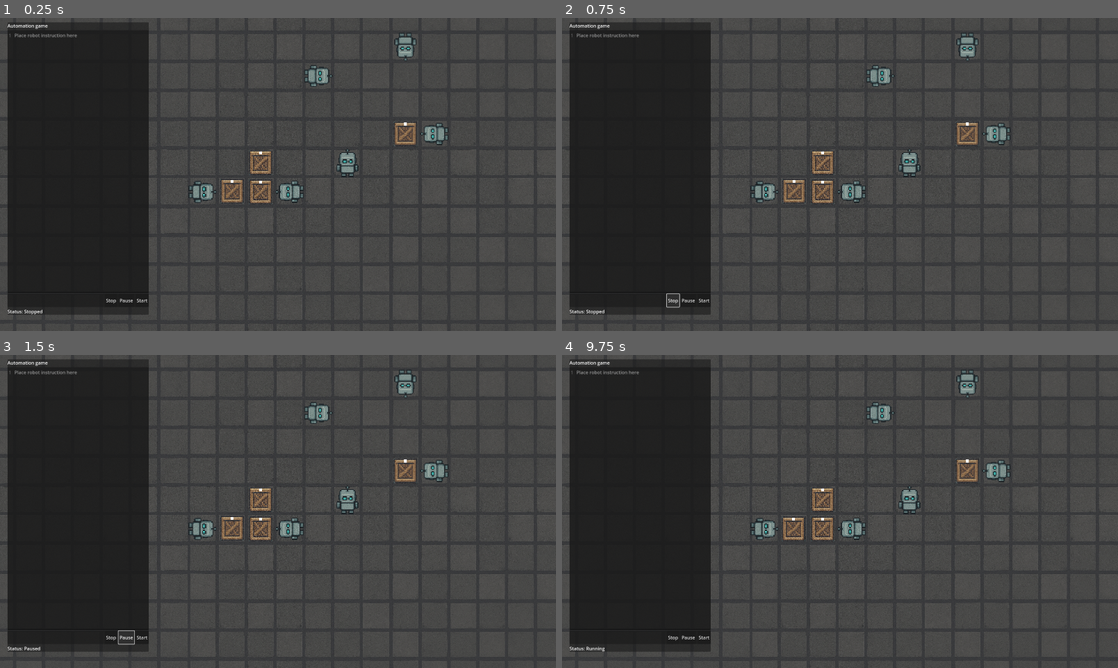
Above: before the commit, frames 1-4 (two rows, left to right).
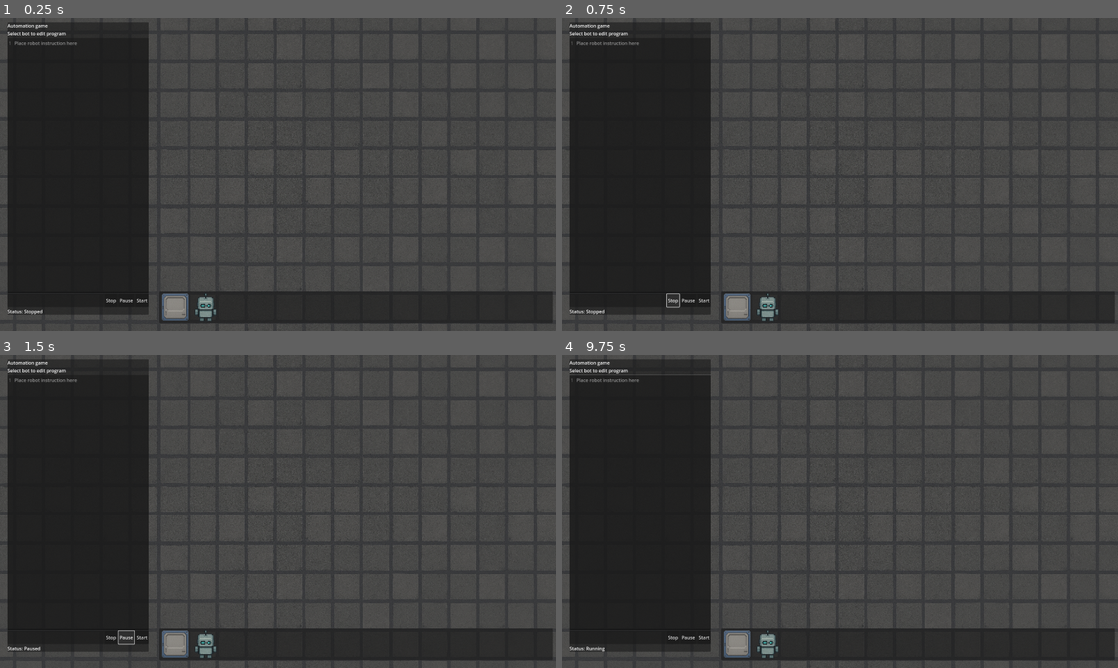
Above: after the commit, the same moments.

Repository: seriousdev-gh/automation-game
Game: Godot game, scene res://scenes/main.tscn
Same seed, same stepped clock (60 frames per second), same inputs: the game is played once before the commit and once after it.
Inputs (mouse positions are in pixels of both pictures, inside the frame that each line leads up to):
- Up to frame 1 (0.25 s): no input
- Up to frame 2 (0.75 s): click "Stop" at 0.5 s
- Up to frame 3 (1.5 s): click "Pause" at 1.25 s
- Up to frame 4 (9.75 s): click "Start" at 2 s; click "Start" at 2.75 s; click "Stop" at 3.5 s; click "Stop" at 4.25 s; click "Start" at 5 s; tap Enter at 5.75, 7.25, 8.75 s; move the mouse to (962, 495) at 5.77 s; click (962, 495) at 5.92 s; tap Space at 6.5, 8, 9.5 s; drag from (728, 527) to (967, 470) at 6.52 s; move the mouse to (895, 442) at 7.27 s; click (895, 442) at 7.42 s; drag from (812, 574) to (823, 498) at 8.02 s; move the mouse to (1006, 558) at 8.77 s; click (1006, 558) at 8.92 s; drag from (673, 464) to (967, 470) at 9.52 s

The runs differ from the first frame. In frame 1, 7.4% of the frame differs, in the area x 1-100%, y 4-98%; in frame 2, 7.4%; in frame 3, 7.4%; in frame 4, 7.5%.

Commit message:
add ui to create and remove items

Diff:
--- a/entities/bot/bot.gd
+++ b/entities/bot/bot.gd
@@ -18,6 +18,9 @@
 # remember values for putting things back to starting conditions
 var starting_position: Vector2
 var starting_rotation: float
+
+func kind() -> String:
+	return "bots"
 
 func _ready() -> void:
 	save()
--- a/entities/bot/bot.tscn
+++ b/entities/bot/bot.tscn
@@ -24,3 +24,13 @@
 target_position = Vector2(0, -100)
 collision_mask = 2
 collide_with_areas = true
+
+[node name="NameLabel" type="Label" parent="."]
+offset_left = -23.0
+offset_top = 8.0
+offset_right = 24.0
+offset_bottom = 31.0
+theme_override_colors/font_shadow_color = Color(0, 0, 0, 1)
+text = "1"
+horizontal_alignment = 1
+vertical_alignment = 1
--- a/entities/item/item.gd
+++ b/entities/item/item.gd
@@ -4,6 +4,9 @@
 
 var starting_position: Vector2
 var starting_rotation: float
+
+func kind() -> String:
+	return "items"
 
 func _ready() -> void:
 	save()
--- a/entities/item/item.tscn
+++ b/entities/item/item.tscn
@@ -1,7 +1,7 @@
 [gd_scene load_steps=4 format=3 uid="uid://dl7of4uhgf2xp"]
 
 [ext_resource type="Script" uid="uid://ct3ebcjyat16c" path="res://entities/item/item.gd" id="1_6woft"]
-[ext_resource type="Texture2D" uid="uid://8e8opoh17oe3" path="res://entities/item/item_crate.png" id="1_f61xm"]
+[ext_resource type="Texture2D" uid="uid://yiosajlnn273" path="res://entities/item/panel.png" id="2_6woft"]
 
 [sub_resource type="RectangleShape2D" id="RectangleShape2D_f61xm"]
 size = Vector2(80, 80)
@@ -12,7 +12,7 @@
 [node name="ItemCrate" type="Sprite2D" parent="."]
 texture_filter = 2
 scale = Vector2(0.1, 0.1)
-texture = ExtResource("1_f61xm")
+texture = ExtResource("2_6woft")
 
 [node name="Area2D" type="Area2D" parent="." groups=["draggable"]]
 collision_layer = 3
--- a/scenes/main.gd
+++ b/scenes/main.gd
@@ -2,10 +2,7 @@
 
 
 func _ready() -> void:
-	$items/item.attach($items/item3)
-	$items/item3.attach($items/item)
-	$items/item3.attach($items/item4)
-	$items/item4.attach($items/item3)
+	update_selection()
 
 func _on_cycle_timer_timeout() -> void:
 	for bot in $bots.get_children():
@@ -86,23 +83,33 @@
 func stop_drag():
 	if dragged_node:
 		dragged_node.global_position = dragged_node.global_position.snapped(Vector2(100.0, 100.0))
-		if dragged_node.get_parent() == $items:
-			dragged_node.updateAttachedTransformsSelf()
+		if in_play_area(dragged_node):
+			if dragged_node.get_parent() == $items:
+				dragged_node.updateAttachedTransformsSelf()
+		else:
+			dragged_node.queue_free()
+			deselect()
 
 	dragged_node = null
 
 func select(node):
 	$Selection.visible = true
 	selected_node = node
-	if selected_node.get_parent() == $bots:
-		%CodeEdit.text = selected_node.program_text
+	update_selection()
 
 func deselect():
-	if selected_node:
-		$Selection.visible = false
+	$Selection.visible = false
+	selected_node = null
+	update_selection()
 
-	selected_node = null
-	%CodeEdit.text = ""
+func update_selection():
+	if !selected_node || selected_node.kind() != "bots":
+		%CodeEdit.text = ""
+		%RobotInfo.text = "Select bot to edit program"
+		return
+
+	%CodeEdit.text = selected_node.program_text
+	%RobotInfo.text = "Selected bot: " + str(selected_node.name)
 
 func _process(delta):
 	if dragged_node:
@@ -117,3 +124,32 @@
 func _on_code_edit_text_changed() -> void:
 	if selected_node && selected_node.get_parent() == $bots:
 		selected_node.program_text = %CodeEdit.text
+
+func in_play_area(node: Node2D) -> bool:
+	var area = node.find_child("Area2D")
+	return !$DespawnArea.overlaps_area(area) && !$DespawnArea2.overlaps_area(area)
+
+
+func _on_bots_child_order_changed() -> void:
+	if !$bots:
+		return
+
+	for i in $bots.get_children().size():
+		var bot = $bots.get_child(i)
+		bot.name = str(i + 1)
+		bot.find_child("NameLabel").text = str(i + 1)
+
+	update_selection()
+
+
+func _on_texture_rect_gui_input(event: InputEvent) -> void:
+	if event is InputEventMouseButton and event.button_index == MOUSE_BUTTON_LEFT:
+		print(event)
+
+func node_create_started(new_node: Node2D) -> void:
+	find_child(new_node.kind()).add_child(new_node)
+	start_drag(new_node)
+	select(new_node)
+
+func node_create_finished() -> void:
+	stop_drag()
--- a/scenes/main.tscn
+++ b/scenes/main.tscn
@@ -1,12 +1,25 @@
-[gd_scene load_steps=7 format=3 uid="uid://b4k8vrjb75hbj"]
+[gd_scene load_steps=14 format=3 uid="uid://b4k8vrjb75hbj"]
 
 [ext_resource type="Script" uid="uid://dabl04pop0u8t" path="res://scenes/main.gd" id="1_0wfyh"]
 [ext_resource type="PackedScene" uid="uid://c22a2mqj5d4fv" path="res://entities/bot/bot.tscn" id="2_sugp2"]
 [ext_resource type="Texture2D" uid="uid://25mhcfwjwdgq" path="res://resources/floor.png" id="3_sugp2"]
 [ext_resource type="PackedScene" uid="uid://dl7of4uhgf2xp" path="res://entities/item/item.tscn" id="4_jyhfs"]
 [ext_resource type="PackedScene" uid="uid://y5q4m88qj0bl" path="res://scenes/selection.tscn" id="4_tbgi4"]
+[ext_resource type="Texture2D" uid="uid://yiosajlnn273" path="res://entities/item/panel.png" id="4_tefeu"]
+[ext_resource type="Texture2D" uid="uid://b22ph5k10i6nu" path="res://entities/bot/robot_front.png" id="5_o6xl0"]
+[ext_resource type="Script" uid="uid://c65lrkaoq4xr3" path="res://scripts/create.gd" id="5_tefeu"]
+
+[sub_resource type="RectangleShape2D" id="RectangleShape2D_tbgi4"]
+size = Vector2(645.25, 1220.5)
+
+[sub_resource type="RectangleShape2D" id="RectangleShape2D_tefeu"]
+size = Vector2(1498, 171)
 
 [sub_resource type="Theme" id="Theme_jyhfs"]
+
+[sub_resource type="Theme" id="Theme_tipki"]
+
+[sub_resource type="Theme" id="Theme_85g3d"]
 
 [node name="main" type="Node2D"]
 script = ExtResource("1_0wfyh")
@@ -48,62 +61,53 @@
 
 [node name="bots" type="Node" parent="."]
 
-[node name="bot" parent="bots" instance=ExtResource("2_sugp2")]
-position = Vector2(1200, 500)
-
-[node name="bot5" parent="bots" instance=ExtResource("2_sugp2")]
-position = Vector2(700, 600)
-rotation = 1.5708
-
-[node name="bot8" parent="bots" instance=ExtResource("2_sugp2")]
-position = Vector2(1000, 600)
-rotation = -1.5708
-
-[node name="bot2" parent="bots" instance=ExtResource("2_sugp2")]
-position = Vector2(1100, 200)
-rotation = 1.57079
-
-[node name="bot3" parent="bots" instance=ExtResource("2_sugp2")]
-position = Vector2(1400, 100)
-rotation = 3.14159
-
-[node name="bot4" parent="bots" instance=ExtResource("2_sugp2")]
-position = Vector2(1500, 400)
-rotation = 4.71238
-
 [node name="items" type="Node" parent="."]
 
-[node name="item" parent="items" instance=ExtResource("4_jyhfs")]
-position = Vector2(801, 598)
-
-[node name="item3" parent="items" instance=ExtResource("4_jyhfs")]
-position = Vector2(900, 600)
-
-[node name="item2" parent="items" instance=ExtResource("4_jyhfs")]
-position = Vector2(1400, 400)
-
-[node name="item4" parent="items" instance=ExtResource("4_jyhfs")]
-position = Vector2(900, 500)
-
 [node name="Selection" parent="." instance=ExtResource("4_tbgi4")]
+z_index = 2
 position = Vector2(-72.9999, -78)
 
-[node name="PanelContainer" type="PanelContainer" parent="."]
+[node name="DespawnArea" type="Area2D" parent="."]
+
+[node name="CollisionShape2D" type="CollisionShape2D" parent="DespawnArea"]
+position = Vector2(215.375, 538.75)
+shape = SubResource("RectangleShape2D_tbgi4")
+
+[node name="DespawnArea2" type="Area2D" parent="."]
+position = Vector2(530, 944)
+
+[node name="CollisionShape2D" type="CollisionShape2D" parent="DespawnArea2"]
+position = Vector2(739, 99.5)
+shape = SubResource("RectangleShape2D_tefeu")
+
+[node name="Control" type="Control" parent="."]
+layout_mode = 3
+anchors_preset = 0
+offset_right = 40.0
+offset_bottom = 40.0
+
+[node name="PanelContainer" type="PanelContainer" parent="Control"]
 z_index = 1
+layout_mode = 0
 offset_left = 26.0
 offset_top = 15.0
 offset_right = 514.0
 offset_bottom = 1024.0
 
-[node name="VBoxContainer" type="VBoxContainer" parent="PanelContainer"]
+[node name="VBoxContainer" type="VBoxContainer" parent="Control/PanelContainer"]
 layout_mode = 2
 theme = SubResource("Theme_jyhfs")
 
-[node name="Label" type="Label" parent="PanelContainer/VBoxContainer"]
+[node name="Label" type="Label" parent="Control/PanelContainer/VBoxContainer"]
 layout_mode = 2
 text = "Automation game"
 
-[node name="CodeEdit" type="CodeEdit" parent="PanelContainer/VBoxContainer"]
+[node name="RobotInfo" type="Label" parent="Control/PanelContainer/VBoxContainer"]
+unique_name_in_owner = true
+layout_mode = 2
+text = "Robot: "
+
+[node name="CodeEdit" type="CodeEdit" parent="Control/PanelContainer/VBoxContainer"]
 unique_name_in_owner = true
 layout_mode = 2
 size_flags_vertical = 3
@@ -111,36 +115,88 @@
 emoji_menu_enabled = false
 gutters_draw_line_numbers = true
 
-[node name="MarginContainer" type="MarginContainer" parent="PanelContainer/VBoxContainer"]
-layout_mode = 2
-
-[node name="PanelContainer" type="PanelContainer" parent="PanelContainer/VBoxContainer/MarginContainer"]
+[node name="MarginContainer" type="MarginContainer" parent="Control/PanelContainer/VBoxContainer"]
+layout_mode = 2
+
+[node name="PanelContainer" type="PanelContainer" parent="Control/PanelContainer/VBoxContainer/MarginContainer"]
 custom_minimum_size = Vector2(0, 45.49)
 layout_mode = 2
 
-[node name="HBoxContainer" type="HBoxContainer" parent="PanelContainer/VBoxContainer/MarginContainer/PanelContainer"]
+[node name="HBoxContainer" type="HBoxContainer" parent="Control/PanelContainer/VBoxContainer/MarginContainer/PanelContainer"]
 layout_mode = 2
 size_flags_horizontal = 8
 
-[node name="StopButton" type="Button" parent="PanelContainer/VBoxContainer/MarginContainer/PanelContainer/HBoxContainer"]
+[node name="StopButton" type="Button" parent="Control/PanelContainer/VBoxContainer/MarginContainer/PanelContainer/HBoxContainer"]
 layout_mode = 2
 text = "Stop"
 
-[node name="PauseButton" type="Button" parent="PanelContainer/VBoxContainer/MarginContainer/PanelContainer/HBoxContainer"]
+[node name="PauseButton" type="Button" parent="Control/PanelContainer/VBoxContainer/MarginContainer/PanelContainer/HBoxContainer"]
 layout_mode = 2
 text = "Pause"
 
-[node name="StartButton" type="Button" parent="PanelContainer/VBoxContainer/MarginContainer/PanelContainer/HBoxContainer"]
+[node name="StartButton" type="Button" parent="Control/PanelContainer/VBoxContainer/MarginContainer/PanelContainer/HBoxContainer"]
 layout_mode = 2
 text = "Start"
 
-[node name="StatusLine" type="Label" parent="PanelContainer/VBoxContainer"]
+[node name="StatusLine" type="Label" parent="Control/PanelContainer/VBoxContainer"]
 unique_name_in_owner = true
 layout_mode = 2
 text = "Status: Stopped"
 
+[node name="PanelContainer2" type="PanelContainer" parent="Control"]
+layout_mode = 1
+anchors_preset = 3
+anchor_left = 1.0
+anchor_top = 1.0
+anchor_right = 1.0
+anchor_bottom = 1.0
+offset_left = 510.0
+offset_top = 921.0
+offset_right = 1869.0
+offset_bottom = 1013.0
+grow_horizontal = 0
+grow_vertical = 0
+theme = SubResource("Theme_tipki")
+
+[node name="MarginContainer" type="MarginContainer" parent="Control/PanelContainer2"]
+layout_mode = 2
+theme_override_constants/margin_left = 5
+theme_override_constants/margin_top = 5
+theme_override_constants/margin_right = 5
+theme_override_constants/margin_bottom = 5
+
+[node name="HBoxContainer" type="HBoxContainer" parent="Control/PanelContainer2/MarginContainer"]
+layout_mode = 2
+theme_override_constants/separation = 5
+
+[node name="TextureRect" type="TextureRect" parent="Control/PanelContainer2/MarginContainer/HBoxContainer"]
+custom_minimum_size = Vector2(100, 100)
+layout_mode = 2
+theme = SubResource("Theme_85g3d")
+texture = ExtResource("4_tefeu")
+expand_mode = 4
+stretch_mode = 5
+script = ExtResource("5_tefeu")
+scene = ExtResource("4_jyhfs")
+
+[node name="TextureRect2" type="TextureRect" parent="Control/PanelContainer2/MarginContainer/HBoxContainer"]
+custom_minimum_size = Vector2(100, 100)
+layout_mode = 2
+texture = ExtResource("5_o6xl0")
+expand_mode = 4
+stretch_mode = 5
+script = ExtResource("5_tefeu")
+scene = ExtResource("2_sugp2")
+
 [connection signal="timeout" from="cycleTimer" to="." method="_on_cycle_timer_timeout"]
-[connection signal="text_changed" from="PanelContainer/VBoxContainer/CodeEdit" to="." method="_on_code_edit_text_changed"]
-[connection signal="pressed" from="PanelContainer/VBoxContainer/MarginContainer/PanelContainer/HBoxContainer/StopButton" to="." method="_on_button_reset_pressed"]
-[connection signal="pressed" from="PanelContainer/VBoxContainer/MarginContainer/PanelContainer/HBoxContainer/PauseButton" to="." method="_on_button_pause_pressed"]
-[connection signal="pressed" from="PanelContainer/VBoxContainer/MarginContainer/PanelContainer/HBoxContainer/StartButton" to="." method="_on_button_start_pressed"]
+[connection signal="child_order_changed" from="bots" to="." method="_on_bots_child_order_changed"]
+[connection signal="text_changed" from="Control/PanelContainer/VBoxContainer/CodeEdit" to="." method="_on_code_edit_text_changed"]
+[connection signal="pressed" from="Control/PanelContainer/VBoxContainer/MarginContainer/PanelContainer/HBoxContainer/StopButton" to="." method="_on_button_reset_pressed"]
+[connection signal="pressed" from="Control/PanelContainer/VBoxContainer/MarginContainer/PanelContainer/HBoxContainer/PauseButton" to="." method="_on_button_pause_pressed"]
+[connection signal="pressed" from="Control/PanelContainer/VBoxContainer/MarginContainer/PanelContainer/HBoxContainer/StartButton" to="." method="_on_button_start_pressed"]
+[connection signal="gui_input" from="Control/PanelContainer2/MarginContainer/HBoxContainer/TextureRect" to="Control/PanelContainer2/MarginContainer/HBoxContainer/TextureRect" method="_on_gui_input"]
+[connection signal="on_node_create_finished" from="Control/PanelContainer2/MarginContainer/HBoxContainer/TextureRect" to="." method="node_create_finished"]
+[connection signal="on_node_create_started" from="Control/PanelContainer2/MarginContainer/HBoxContainer/TextureRect" to="." method="node_create_started"]
+[connection signal="gui_input" from="Control/PanelContainer2/MarginContainer/HBoxContainer/TextureRect2" to="Control/PanelContainer2/MarginContainer/HBoxContainer/TextureRect2" method="_on_gui_input"]
+[connection signal="on_node_create_finished" from="Control/PanelContainer2/MarginContainer/HBoxContainer/TextureRect2" to="." method="node_create_finished"]
+[connection signal="on_node_create_started" from="Control/PanelContainer2/MarginContainer/HBoxContainer/TextureRect2" to="." method="node_create_started"]
--- /dev/null
+++ b/scripts/create.gd
@@ -0,0 +1,16 @@
+extends TextureRect
+
+@export var scene: PackedScene
+
+signal on_node_create_started(new_node: Node2D)
+signal on_node_create_finished
+
+func _on_gui_input(event: InputEvent) -> void:
+	if event is InputEventMouseButton and event.button_index == MOUSE_BUTTON_LEFT:
+		if event.pressed:
+			var rect = get_global_rect()
+			var new_node = scene.instantiate()
+			new_node.global_position = rect.position + rect.size / 2.0
+			on_node_create_started.emit(new_node)
+		else:
+			on_node_create_finished.emit()
Binary file removed: entities/item/item_crate.png
Binary file added: entities/item/panel.png
Not shown, changed: entities/item/panel.png.import
Not shown, added: scripts/create.gd.uid
